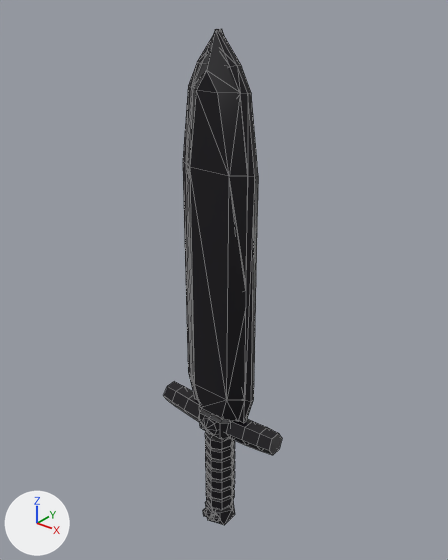
The FBX model Blender/DesertSwords/Export/MummyBlade.fbx: old version first, new version second.
Before and after are seen from a 50 mm camera at (2.64, -3.24, 3.4) aimed at (-0.06, 0.13, 1.31). The lights are fixed; the arrows at lower left show +X, +Y and +Z. The older version comes first. Mesh edges are drawn as thin lines. Where no turn or scale is listed for an object, it has been applied to the vertices.

The first picture shows 'MummyBladeOutline'.
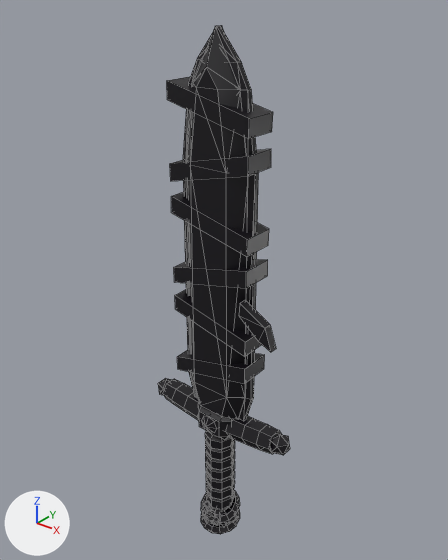
Boxes (x1, y1, x2, y2) around the edits, measured in the pictures (448 x 560 px; the box of a moved part takes in the faces that stretch with it):
'MummyBladeOutline', reshaped (11% wider)
    before: (163, 29, 282, 525)
    after: (158, 25, 290, 534)
part 1 of me_mummybladeoutline, moved or reshaped
    before: (163, 382, 282, 455)
    after: (163, 379, 282, 454)
part 2 of me_mummybladeoutline, moved or reshaped
    before: (205, 501, 235, 525)
    after: (206, 502, 229, 526)
part 3 of me_mummybladeoutline, added
    after: (158, 378, 172, 395)
part 4 of me_mummybladeoutline, moved or reshaped
    before: (199, 406, 232, 440)
    after: (198, 404, 232, 439)
part 5 of me_mummybladeoutline, added
    after: (271, 434, 290, 455)
part 6 of me_mummybladeoutline, moved or reshaped
    before: (202, 416, 218, 435)
    after: (202, 416, 217, 433)
part 7 of me_mummybladeoutline, moved or reshaped
    before: (203, 507, 212, 518)
    after: (202, 511, 208, 520)
part 8 of me_mummybladeoutline, moved or reshaped
    before: (211, 513, 221, 523)
    after: (211, 515, 219, 525)
part 9 of me_mummybladeoutline, rebuilt
    before: (187, 29, 246, 422)
    after: (187, 25, 246, 419)
part 10 of me_mummybladeoutline, rebuilt
    before: (183, 29, 258, 423)
    after: (183, 26, 258, 421)
part 11 of me_mummybladeoutline, added
    after: (201, 490, 240, 534)
part 12 of me_mummybladeoutline, added (black)
    after: (167, 77, 276, 384)

The change in detail:
me_mummybladeoutline is used by ob_mummybladeoutline; location (0.0, 0.0, 0.0).
me_mummybladeoutline had 472 vertices, 552 faces and spanned x -0.57..0.57, y -0.18..0.18, z -1.07..3.12.
me_mummybladeoutline now has 752 vertices, 831 faces and spans x -0.68..0.68, y -0.18..0.18, z -1.1..3.14.
me_mummybladeoutline part 1: the loose piece of 54 vertices spanning x -0.57..0.57, y -0.11..0.11, z -0.01..0.2 is moved by (0.0, 0.0, 0.02).
me_mummybladeoutline part 2: the loose piece of 12 vertices spanning x -0.14..0.14, y -0.13..0.13, z -1.07..-0.77 is moved by (0.0, 0.0, -0.02).
me_mummybladeoutline part 3: a new loose piece, an icosphere of 20 faces spanning x -0.68..-0.52, y -0.08..0.08, z 0.05..0.23, in mat_outline (black #0b0710).
me_mummybladeoutline part 4: the loose piece of 24 vertices spanning x -0.17..0.17, y -0.13..0.13, z -0.04..0.24 is moved by (0.0, 0.0, 0.02).
me_mummybladeoutline part 5: a new loose piece, an icosphere of 20 faces spanning x 0.52..0.68, y -0.08..0.08, z 0.05..0.23, in mat_outline (black #0b0710).
me_mummybladeoutline part 6: the loose piece of 34 vertices spanning x -0.11..0.11, y -0.18..0.18, z -0.01..0.21 is moved by (0.0, 0.0, 0.02).
me_mummybladeoutline part 7: the loose piece of 12 vertices spanning x -0.09..0.0, y -0.16..-0.08, z -0.95..-0.85 is moved by (-0.01, -0.01, -0.02).
me_mummybladeoutline part 8: the loose piece of 12 vertices spanning x 0.0..0.09, y -0.16..-0.08, z -0.95..-0.85 is moved by (0.0, -0.01, -0.02).
me_mummybladeoutline part 9: the loose piece of 48 vertices spanning x -0.28..0.28, y -0.12..0.12, z 0.18..3.12 is rebuilt with 36 vertices and now spans x -0.28..0.28, y -0.12..0.12, z 0.2..3.14.
me_mummybladeoutline part 10: the loose piece of 44 vertices spanning x -0.33..0.33, y -0.04..0.04, z 0.19..3.12 is rebuilt with 44 vertices and now spans x -0.33..0.33, y -0.04..0.04, z 0.21..3.14.
me_mummybladeoutline part 11: 210 vertices added at x -0.18..0.18, y -0.17..0.17, z -1.09..-0.78.
me_mummybladeoutline part 12: 58 vertices added at x -0.34..0.57, y -0.13..0.13, z 0.51..2.79.
